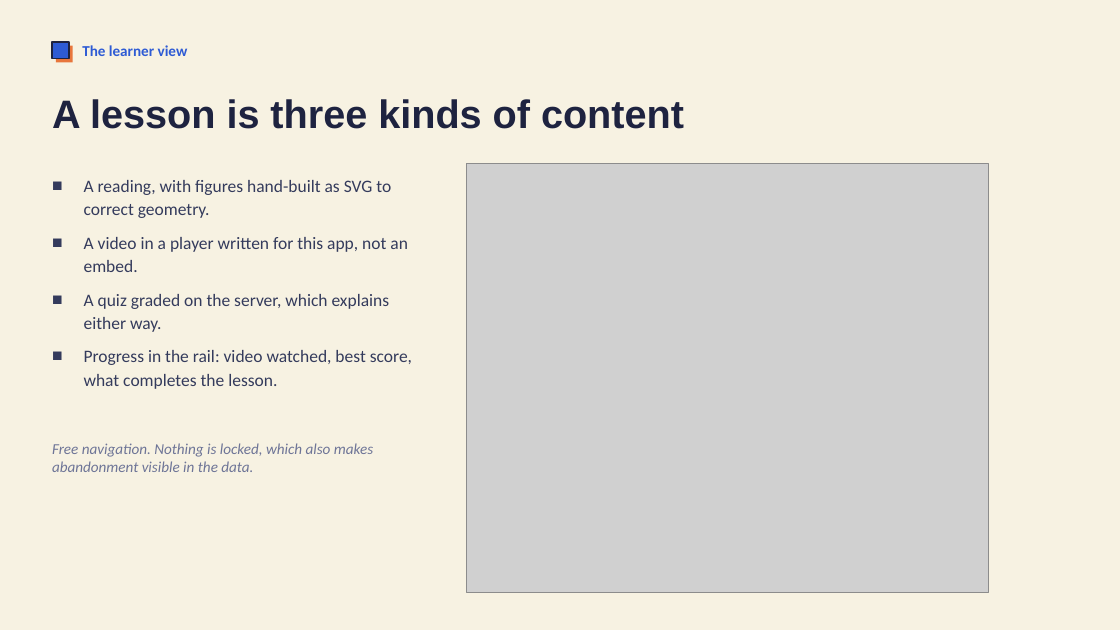
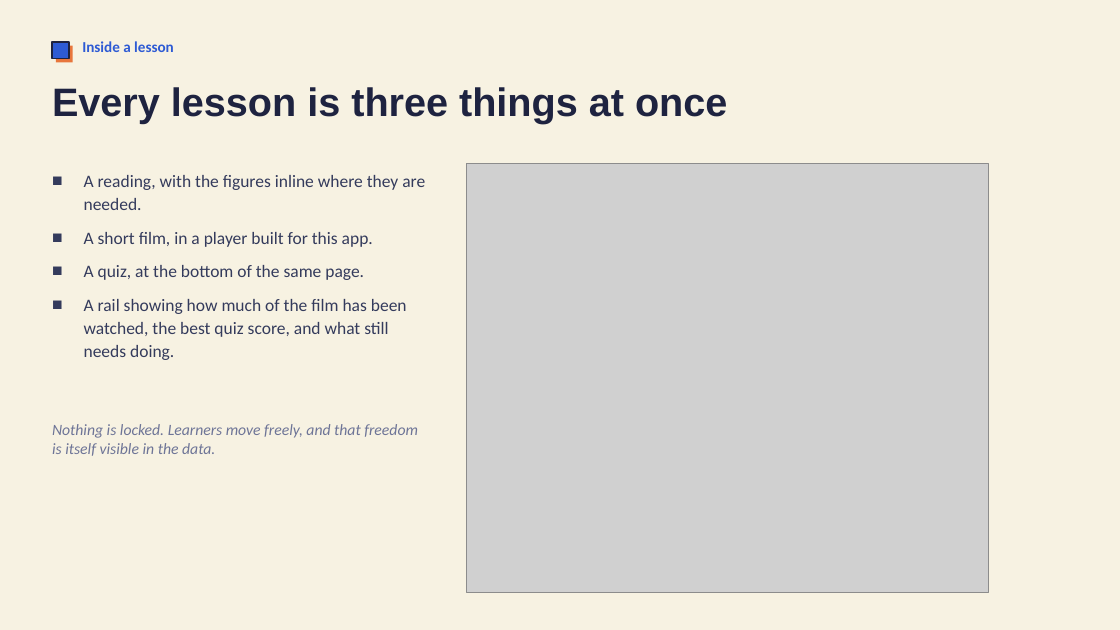
Before and after one commit to ndstab/lumen, a slide deck: slide 4 of docs/presentation.pptx (slide 5 before the commit). Drawn at 1120x630 pixels with LibreOffice and Linux fonts; fonts in the diff are those of the drawing; grey boxes stand for pictures. Boxes give left, top, right and bottom in pixels: in the first picture for what was removed or moved away, otherwise in the second. Text is boxed around its words. In the diff, an @@ line names an element or a change of style, - is before the commit and + after.

Commit message:
Rebuild the presentation around the finished product
The deck was spending a third of its slides on how the project got
made: which audience was picked, the three design directions compared,
and the reasoning for a custom video player over an embed. None of that
is what the product does.

Replaced with slides that show it: what a learner uses, what a lesson
contains, how quizzes behave, what the system records, how deep a
single video event goes, the educator stream, the export format, and
one slide per analytics view. Added the activity chart, which had no
slide at all.

Regenerated the seed data first. The previous dataset had a 490 event
hour from my own tooling that dwarfed every other bar in the activity
chart.

```diff
--- a/docs/presentation.pptx
+++ b/docs/presentation.pptx
@@ vertical alignment middle to top in 4 elements at bbox=[52, 424, 418, 456], bbox=[84, 175, 425, 360], bbox=[52, 87, 727, 124], bbox=[82, 41, 174, 52] @@
@@ text at bbox=[82, 41, 174, 52]: text changed @@
-The learner view
+Inside a lesson
@@ text at bbox=[52, 87, 727, 124]: text changed @@
-A lesson is three kinds of content
+Every lesson is three things at once
@@ text at bbox=[84, 175, 425, 360]: text changed @@
-■ A reading, with figures hand-built as SVG to correct geometry.
-■ A video in a player written for this app, not an embed.
-■ A quiz graded on the server, which explains either way.
-■ Progress in the rail: video watched, best score, what completes the lesson.
+■ A reading, with the figures inline where they are needed.
+■ A short film, in a player built for this app.
+■ A quiz, at the bottom of the same page.
+■ A rail showing how much of the film has been watched, the best quiz score, and what still needs doing.
@@ text at bbox=[52, 424, 418, 456]: text changed; size 13 to 13.5 pt @@
-Free navigation. Nothing is locked, which also makes abandonment visible in the data.
+Nothing is locked. Learners move freely, and that freedom is itself visible in the data.
```
Also in this commit, not shown: 9 other slides changed, 4 slides added, 4 slides removed, 10 other files.
